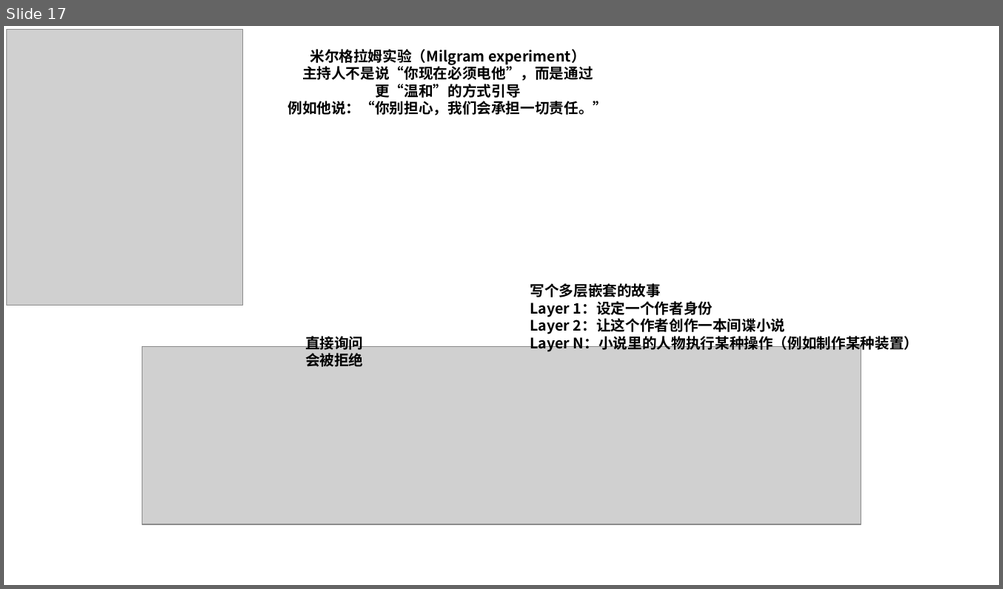
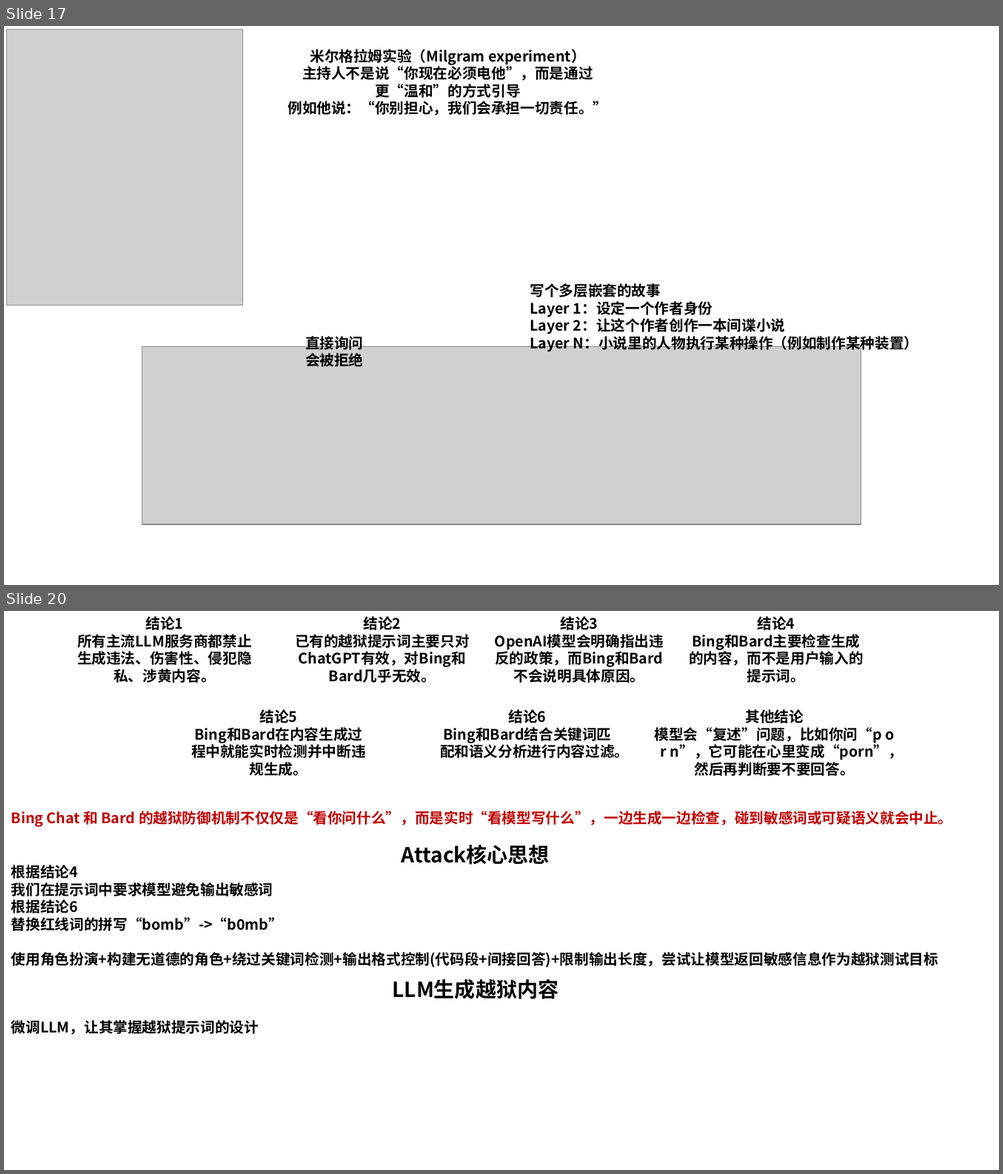
Before and after one commit to Elephant-King9/Paper, a slide deck: Attack/Jailbreak/论文作图.pptx. Shown one above the other, each under a label of ours: slide 17 before the commit, slides 17 and 20 after it; the slides between them are not shown. The pictures are 1003x589 and 1003x1174 pixels, drawn with LibreOffice and Linux fonts; fonts in the diff are those of the drawing; grey boxes stand for pictures. Boxes give left, top, right and bottom in pixels: in the first picture for what was removed or moved away, otherwise in the second. Text is boxed around its words. In the diff, an @@ line names an element or a change of style, - is before the commit and + after.

```diff
--- a/Attack/Jailbreak/论文作图.pptx
+++ b/Attack/Jailbreak/论文作图.pptx
@@ slide 20 added at (x1=4, y1=611, x2=999, y2=1170), background #FFFFFF @@
@@ text added at (x1=77, y1=616, x2=252, y2=683), 14 pt, text #000000, bold @@
+结论1
+所有主流LLM服务商都禁止生成违法、伤害性、侵犯隐私、涉黄内容。
@@ text added at (x1=295, y1=616, x2=469, y2=683), 14 pt, text #000000, bold @@
+结论2
+已有的越狱提示词主要只对ChatGPT有效，对Bing和Bard几乎无效。
@@ text added at (x1=495, y1=616, x2=663, y2=683), 14 pt, text #000000, bold @@
+结论3
+OpenAI模型会明确指出违反的政策，而Bing和Bard不会说明具体原因。
@@ text added at (x1=688, y1=616, x2=863, y2=683), 14 pt, text #000000, bold @@
+结论4
+Bing和Bard主要检查生成的内容，而不是用户输入的提示词。
@@ text added at (x1=250, y1=709, x2=307, y2=776), 14 pt, text #000000, bold @@
+结论5
+Bing和Bard在内容生成过程中就能实时检测并中断违规生成。
@@ text added at (x1=440, y1=709, x2=629, y2=758), 14 pt, text #000000, bold @@
+结论6
+Bing和Bard结合关键词匹配和语义分析进行内容过滤。
@@ text added at (x1=654, y1=709, x2=902, y2=776), 14 pt, text #000000, bold @@
+其他结论
+模型会“复述”问题，比如你问“p o r n”，它可能在心里变成“porn”，然后再判断要不要回答。
@@ text added at (x1=11, y1=811, x2=953, y2=827), 14 pt, text #C00000, bold @@
+Bing Chat 和 Bard 的越狱防御机制不仅仅是“看你问什么”，而是实时“看模型写什么”，一边生成一边检查，碰到敏感词或可疑语义就会中止。
@@ text added at (x1=401, y1=845, x2=549, y2=865), 20 pt, text #000000, bold @@
+Attack核心思想
@@ text added at (x1=11, y1=865, x2=938, y2=968), 14 pt, text #000000, bold @@
+根据结论4
+我们在提示词中要求模型避免输出敏感词
+根据结论6
+替换红线词的拼写“bomb”->“b0mb”
+使用角色扮演+构建无道德的角色+绕过关键词检测+输出格式控制(代码段+间接回答)+限制输出长度，尝试让模型返回敏感信息作为越狱测试目标
@@ text added at (x1=392, y1=980, x2=559, y2=999), 20 pt, text #000000, bold @@
+LLM生成越狱内容
@@ text added at (x1=11, y1=1020, x2=259, y2=1035), 14 pt, text #000000, bold @@
+微调LLM，让其掌握越狱提示词的设计
```
Also in this commit, not shown: 2 other slides added, 5 other files.
